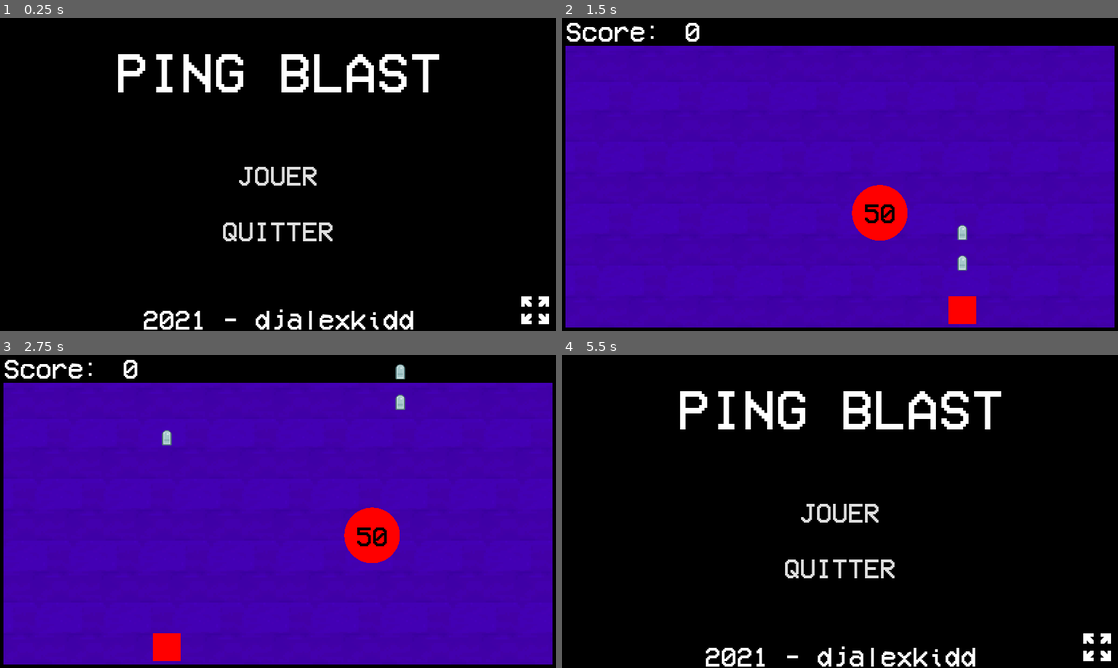
Above: before the commit, frames 1-4 (two rows, left to right).
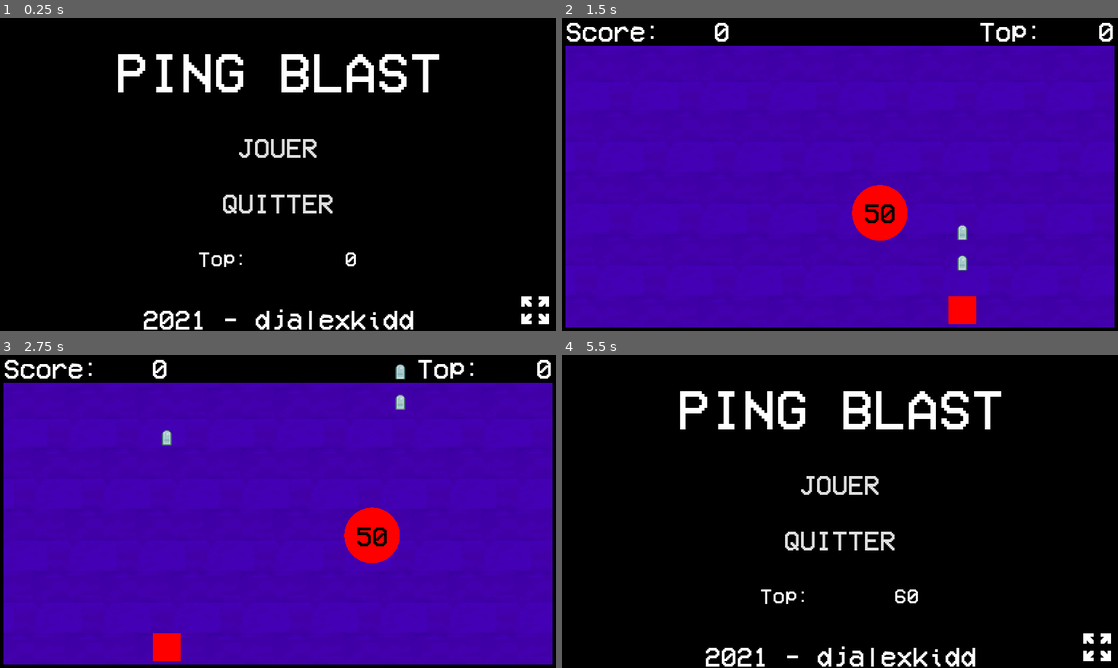
Above: after the commit, the same moments.

Repository: djalexkidd/ping-blast
Game: Godot game, scene res://scenes/MainMenu.tscn
Same seed, same stepped clock (60 frames per second), same inputs: the game is played once before the commit and once after it. Sound files missing from this copy of the repository are replaced by a short silence.
Inputs (mouse positions are in pixels of both pictures, inside the frame that each line leads up to):
- Up to frame 1 (0.25 s): no input
- Up to frame 2 (1.5 s): click "JOUER" at 0.5 s; move the mouse to (962, 158) at 1.27 s; press the mouse at (962, 158) at 1.28 s
- Up to frame 3 (2.75 s): move the mouse to (166, 527) at 2.02 s; release the mouse at (166, 527) at 2.03 s; click (166, 527) at 2.1 s
- Up to frame 4 (5.5 s): move the mouse to (895, 442) at 2.77 s; press the mouse at (895, 442) at 2.78 s; move the mouse to (812, 574) at 3.52 s; release the mouse at (812, 574) at 3.53 s; click (812, 574) at 3.6 s; move the mouse to (1006, 558) at 4.27 s; press the mouse at (1006, 558) at 4.28 s; move the mouse to (673, 464) at 5.02 s; release the mouse at (673, 464) at 5.03 s; click (673, 464) at 5.1 s

The runs differ from the first frame. In frame 1, 2.0% of the frame differs, in the area x 35-65%, y 38-80%; in frame 2, 0.5%; in frame 3, 0.5%; in frame 4, 2.0%.

Commit message:
Ajout des high scores

Diff:
--- a/project.godot
+++ b/project.godot
@@ -13,6 +13,10 @@
 config/name="Ping Blast"
 run/main_scene="res://scenes/MainMenu.tscn"
 config/icon="res://icon.png"
+
+[autoload]
+
+Global="*res://scripts/Global.gd"
 
 [display]
 
--- a/scenes/Game.tscn
+++ b/scenes/Game.tscn
@@ -6,6 +6,7 @@
 [ext_resource path="res://assets/fonts/vcr.ttf" type="DynamicFontData" id=4]
 [ext_resource path="res://scripts/Game.gd" type="Script" id=5]
 [ext_resource path="res://scripts/HUD.gd" type="Script" id=6]
+[ext_resource path="res://assets/sounds/sfx/New_Record-sharedassets0.assets.split0-65.wav" type="AudioStream" id=7]
 [ext_resource path="res://assets/sounds/sfx/Game_Lose-sharedassets0.assets.split0-36.wav" type="AudioStream" id=8]
 
 [sub_resource type="RectangleShape2D" id=1]
@@ -20,6 +21,10 @@
 
 [sub_resource type="DynamicFont" id=4]
 size = 128
+font_data = ExtResource( 4 )
+
+[sub_resource type="DynamicFont" id=5]
+size = 64
 font_data = ExtResource( 4 )
 
 [node name="Game" type="Node2D"]
@@ -126,9 +131,32 @@
 }
 
 [node name="ScoreValue" type="Label" parent="HUD"]
-margin_left = -360.0
-margin_top = -320.0
-margin_right = -322.0
+margin_left = -419.0
+margin_top = -320.0
+margin_right = -255.0
+margin_bottom = -263.0
+custom_fonts/font = SubResource( 3 )
+text = "0"
+align = 2
+__meta__ = {
+"_edit_use_anchors_": false
+}
+
+[node name="HighScoreLabel" type="Label" parent="HUD"]
+margin_left = 320.0
+margin_top = -320.0
+margin_right = 472.0
+margin_bottom = -263.0
+custom_fonts/font = SubResource( 3 )
+text = "Top:"
+__meta__ = {
+"_edit_use_anchors_": false
+}
+
+[node name="HighScoreValue" type="Label" parent="HUD"]
+margin_left = 457.0
+margin_top = -320.0
+margin_right = 630.0
 margin_bottom = -263.0
 custom_fonts/font = SubResource( 3 )
 text = "0"
@@ -154,6 +182,23 @@
 "_edit_use_anchors_": false
 }
 
+[node name="NewHighScoreLabel" type="Label" parent="HUD"]
+visible = false
+anchor_left = 0.5
+anchor_top = 0.5
+anchor_right = 0.5
+anchor_bottom = 0.5
+margin_left = -285.0
+margin_top = 67.5
+margin_right = 285.0
+margin_bottom = 124.5
+custom_colors/font_color = Color( 1, 1, 1, 1 )
+custom_fonts/font = SubResource( 5 )
+text = "NOUVEAU RECORD!"
+__meta__ = {
+"_edit_use_anchors_": false
+}
+
 [node name="Timer" type="Timer" parent="."]
 wait_time = 0.1
 
@@ -164,6 +209,10 @@
 [node name="GameOverSound" type="AudioStreamPlayer" parent="."]
 stream = ExtResource( 8 )
 volume_db = -6.0
+
+[node name="NewHighScoreSound" type="AudioStreamPlayer" parent="."]
+stream = ExtResource( 7 )
+volume_db = -4.0
 
 [node name="BGM" type="AudioStreamPlayer" parent="."]
 volume_db = -6.0
--- a/scenes/MainMenu.tscn
+++ b/scenes/MainMenu.tscn
@@ -10,6 +10,14 @@
 
 [sub_resource type="DynamicFont" id=2]
 size = 64
+font_data = ExtResource( 1 )
+
+[sub_resource type="DynamicFont" id=4]
+size = 48
+font_data = ExtResource( 1 )
+
+[sub_resource type="DynamicFont" id=5]
+size = 48
 font_data = ExtResource( 1 )
 
 [sub_resource type="DynamicFont" id=3]
@@ -49,6 +57,41 @@
 custom_fonts/font = SubResource( 2 )
 text = "2021 - djalexkidd"
 align = 1
+__meta__ = {
+"_edit_use_anchors_": false
+}
+
+[node name="TopLabel" type="Label" parent="."]
+anchor_left = 0.5
+anchor_top = 0.5
+anchor_right = 0.5
+anchor_bottom = 0.5
+margin_left = -184.0
+margin_top = 170.5
+margin_right = -72.0
+margin_bottom = 213.5
+custom_fonts/font = SubResource( 4 )
+text = "Top:"
+align = 1
+__meta__ = {
+"_edit_use_anchors_": false
+}
+
+[node name="TopValue" type="Label" parent="."]
+anchor_left = 0.5
+anchor_top = 0.5
+anchor_right = 0.5
+anchor_bottom = 0.5
+margin_left = -67.0
+margin_top = 171.0
+margin_right = 182.0
+margin_bottom = 214.0
+custom_fonts/font = SubResource( 5 )
+text = "0"
+align = 2
+__meta__ = {
+"_edit_use_anchors_": false
+}
 
 [node name="PlayButton" type="Button" parent="."]
 anchor_left = 0.5
@@ -56,9 +99,9 @@
 anchor_right = 0.5
 anchor_bottom = 0.5
 margin_left = -101.0
-margin_top = -31.5
+margin_top = -95.5
 margin_right = 101.0
-margin_bottom = 31.5
+margin_bottom = -32.5
 custom_fonts/font = SubResource( 3 )
 text = "JOUER"
 flat = true
@@ -72,9 +115,9 @@
 anchor_right = 0.5
 anchor_bottom = 0.5
 margin_left = -139.0
-margin_top = 96.5
+margin_top = 32.5
 margin_right = 139.0
-margin_bottom = 159.5
+margin_bottom = 95.5
 custom_fonts/font = SubResource( 3 )
 text = "QUITTER"
 flat = true
--- a/scripts/Game.gd
+++ b/scripts/Game.gd
@@ -29,6 +29,10 @@
 	$BGM.stop()
 	$GameOverSound.play()
 	$HUD/GameOverLabel.show()
+	if $HUD.score > Global.highscore:
+		$NewHighScoreSound.play()
+		$HUD/NewHighScoreLabel.show()
+		save_highscore()
 
 func _on_Ball_spawn_small():
 	toast()
@@ -53,3 +57,14 @@
 
 func _on_GameOverSound_finished():
 	get_tree().change_scene("res://scenes/MainMenu.tscn")
+
+# Sauvegarde le meilleur score
+func save_highscore():
+	var data = {
+		"highscore" : $HUD.get_score()
+	}
+
+	var save_file = File.new()
+	save_file.open("user://highscores.json", File.WRITE)
+	save_file.store_line(to_json(data))
+	save_file.close()
--- /dev/null
+++ b/scripts/Global.gd
@@ -0,0 +1,3 @@
+extends Node
+
+var highscore = 0 #Record
--- a/scripts/HUD.gd
+++ b/scripts/HUD.gd
@@ -2,6 +2,12 @@
 
 var score = 0
 
+func _ready():
+	$HighScoreValue.text = String(Global.highscore)
+
 func _on_Ball_add_score():
 	score += 10
 	$ScoreValue.text = String(score) #Actualise le compteur de pièces
+
+func get_score():
+	return score
--- a/scripts/MainMenu.gd
+++ b/scripts/MainMenu.gd
@@ -1,4 +1,7 @@
 extends Control
+
+func _ready():
+	load_highscore()
 
 func _on_PlayButton_pressed():
 	get_tree().change_scene("res://scenes/Game.tscn")
@@ -6,6 +9,20 @@
 func _on_QuitButton_pressed():
 	get_tree().quit()
 
+#Cette fonction charge les meilleurs temps
+#Sous GNU/Linux le fichier se situe dans /home/$USER/.local/share/godot/app_userdata/Wesh Bouée/
+func load_highscore():
+	var save_file = File.new()
+	if not save_file.file_exists("user://highscores.json"):
+		return #Ne fait rien si le fichier n'existe pas
+
+	save_file.open("user://highscores.json", File.READ) #Ouvre le fichier
+	var json_str = save_file.get_as_text()
+	var game_data = JSON.parse(json_str).result
+	Global.highscore = game_data.highscore #Met la première ligne du fichier dans une variable "highscore"
+	$TopValue.text = String(Global.highscore)
+	save_file.close() #Ferme le fichier
+
 #Active/Désactive le plein écran
 func _on_FullScreenButton_pressed():
 	if OS.window_fullscreen:
Not shown: 1 places in scenes/Game.tscn that only renumber resources
Not shown: 1 places in scenes/MainMenu.tscn that only renumber resources
